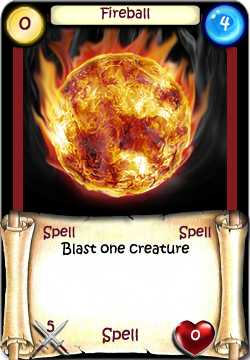
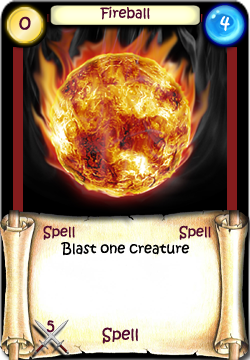
Revision of a layered 250px x 360px image; what changed, layer by layer:
hid "Health" (1st of 2, in "Text") over [left=191, top=329, right=200, bottom=341]
hid "Health" (2nd of 2, in "UI") over [left=175, top=320, right=215, bottom=356]
